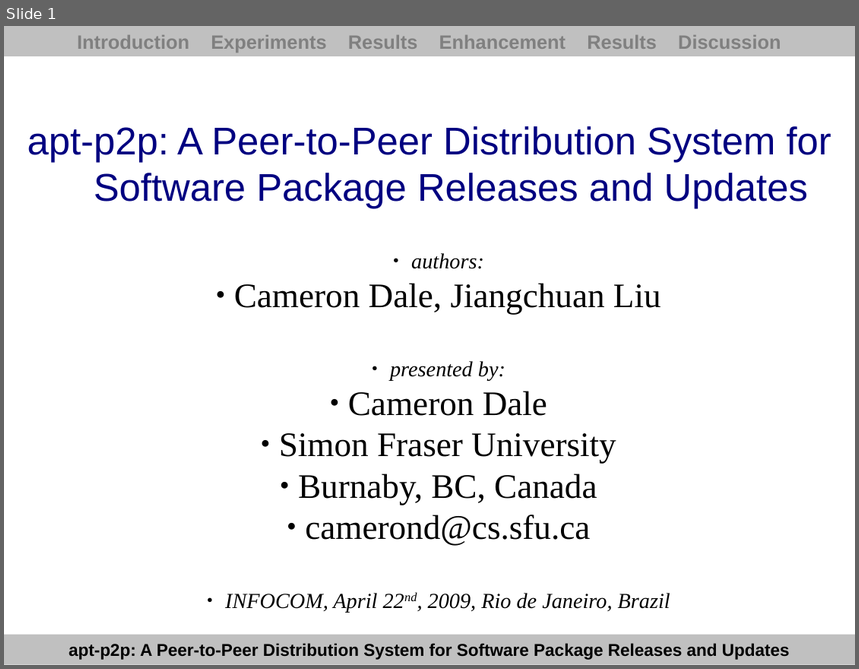
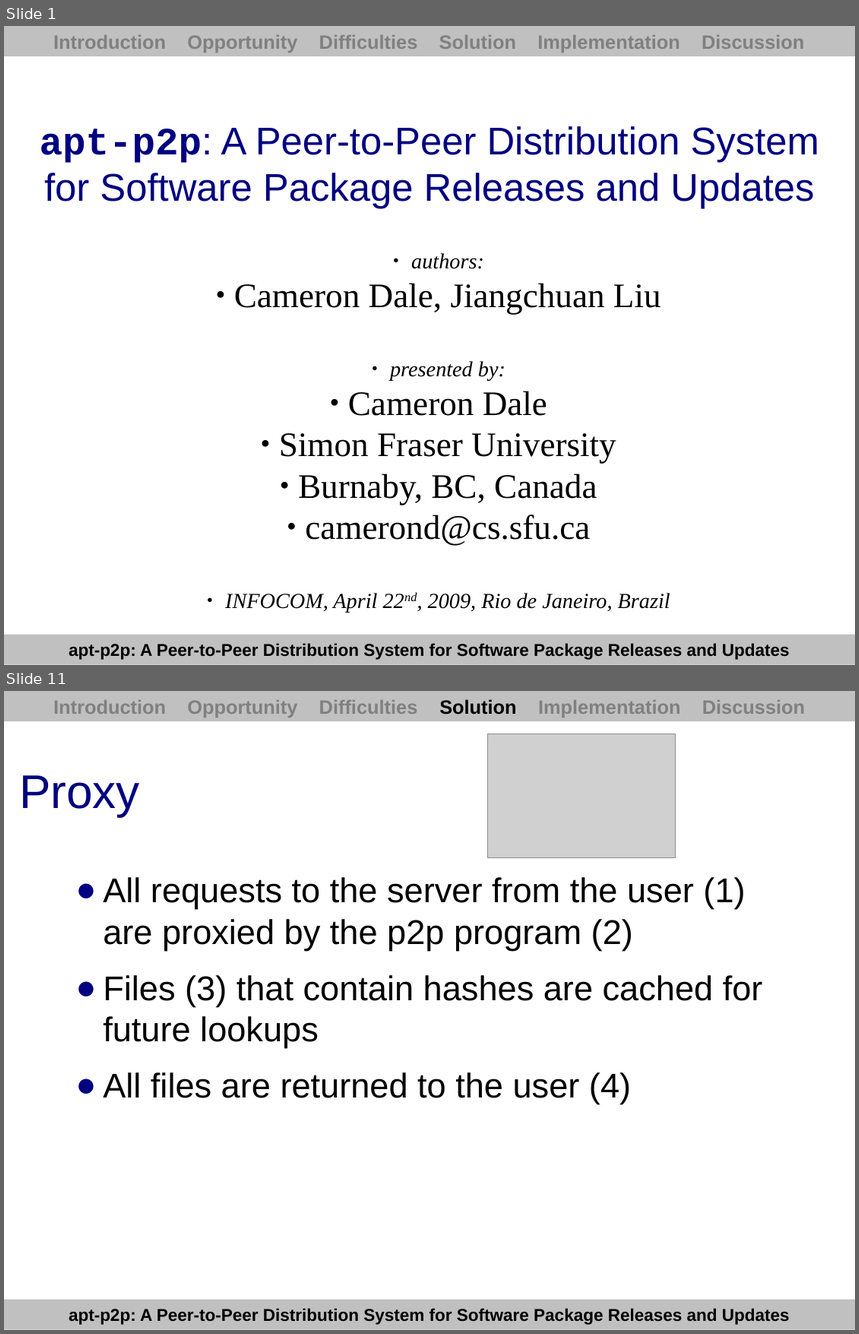
Before and after one commit to PyroSamurai/apt-p2p, a slide deck: docs/paper/presentation.odp. Shown one above the other, each under a label of ours: slide 1 before the commit, slides 1 and 11 after it; the slides between them are not shown. The pictures are 859x669 and 859x1334 pixels, drawn with LibreOffice and Linux fonts; fonts in the diff are those of the drawing; grey boxes stand for pictures. Boxes give left, top, right and bottom in pixels: in the first picture for what was removed or moved away, otherwise in the second. Text is boxed around its words. In the diff, an @@ line names an element or a change of style, - is before the commit and + after.

```diff
--- a/docs/paper/presentation.odp
+++ b/docs/paper/presentation.odp
@@ slide 11 added at (4,691,855,1330), background #FFFFFF; not listed: 1 template element that a slide beside it also shows @@
@@ rectangle added at (4,691,855,721), fill #C0C0C0, 18 pt, text #808080, bold @@
+Introduction Opportunity Difficulties Solution Implementation Discussion
@@ picture added at (487,734,675,858) @@
@@ title added at (19,775,140,817), 44 pt, text #000080 @@
+Proxy
@@ text added at (103,877,763,1104), 32 pt, text #000000 @@
+● All requests to the server from the user (1) are proxied by the p2p program (2)
+● Files (3) that contain hashes are cached for future lookups
+● All files are returned to the user (4)
@@ slide 1 changed as well @@
@@ text in rectangle at (53,35,804,53): text changed @@
-Introduction Experiments Results Enhancement Results Discussion
+Introduction Opportunity Difficulties Solution Implementation Discussion
@@ title at (40,126,819,209): text changed @@
-apt-p2p: A Peer-to-Peer Distribution System for
-Software Package Releases and Updates
+apt-p2p: A Peer-to-Peer Distribution System for Software Package Releases and Updates
```
Also in this commit, not shown: 2 other slides changed, 18 other slides added, 18 slides removed, 7 other files.
